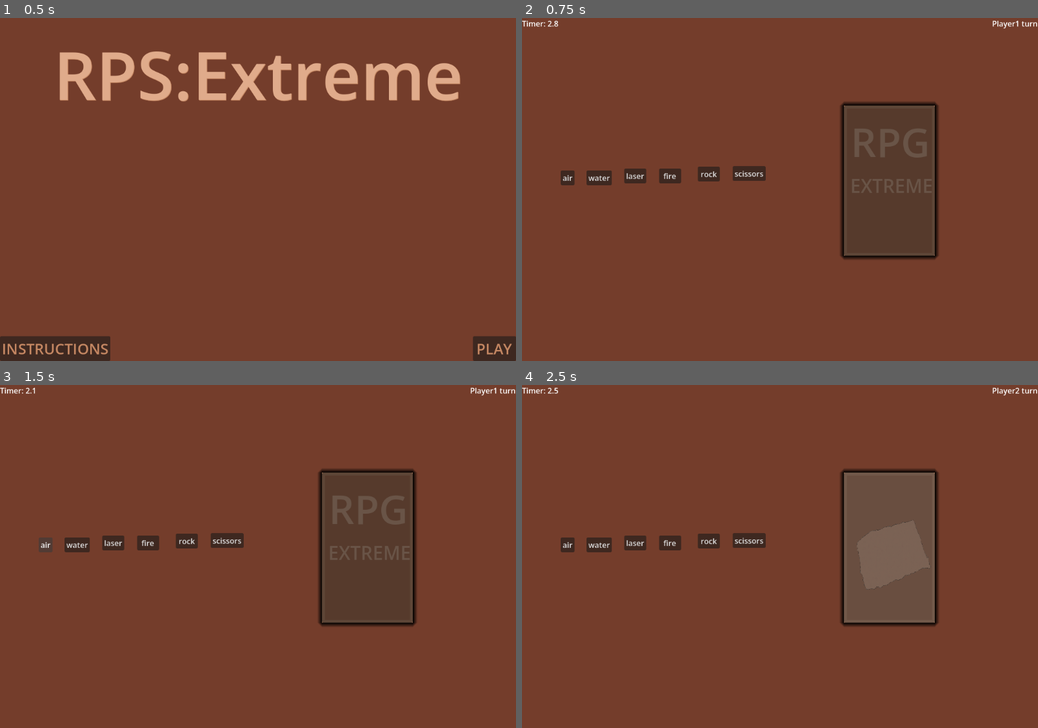
Above: before the commit, frames 1-4 (two rows, left to right).
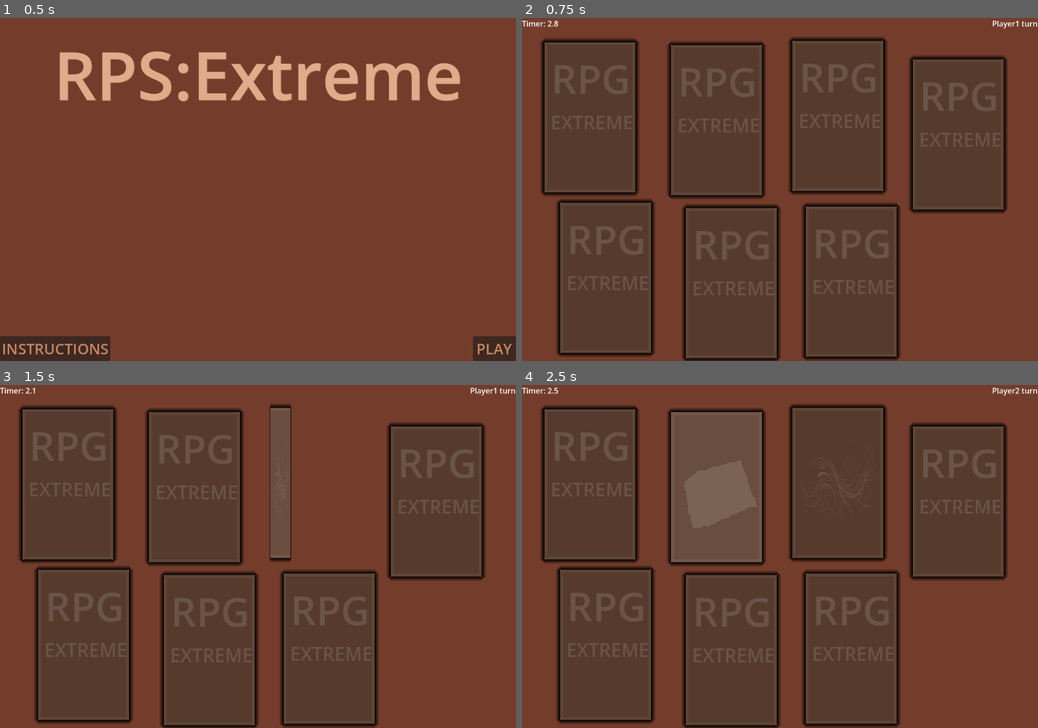
Above: after the commit, the same moments.

Repository: smkillerz777-star/RPS-Extreme
Game: Godot game, scene res://main_menu.tscn
Two runs of this game, one before a commit and one after it. Both use one fixed random seed, a clock stepped at 60 frames per second and the inputs below.
Inputs (mouse positions are in pixels of both pictures, inside the frame that each line leads up to; where the layout moved, square brackets give the same spot in the first picture):
- Up to frame 1 (0.5 s): no input
- Up to frame 2 (0.75 s): click "PLAY" at 0.5 s
- Up to frame 3 (1.5 s): click (314, 484) [46, 546] at 1.25 s
- Up to frame 4 (2.5 s): click (718, 487) [888, 546] at 2 s

Frame 1 is identical in both runs. In frame 2, 53% of the frame differs, in the area x 3-95%, y 5-100%; in frame 3, 49%; in frame 4, 49%.

Commit message:
added all cards,improved turn_over()
improved turn_over() function, now turn_over will take a parameter card and turn the card hence now it is a general turn_over function.

Diff:
--- a/rps-extreme/card.tscn
+++ b/rps-extreme/card.tscn
@@ -28,65 +28,65 @@
 offset_bottom = 315.0
 theme_override_styles/panel = SubResource("StyleBoxFlat_b4rk6")
 
-[node name="scissor_card" type="Node2D" parent="." unique_id=929358708]
+[node name="scissors" type="Node2D" parent="." unique_id=929358708]
 visible = false
 
-[node name="Scissors" type="Sprite2D" parent="scissor_card" unique_id=1628510682]
+[node name="Scissors" type="Sprite2D" parent="scissors" unique_id=1628510682]
 position = Vector2(101, 159.99998)
 scale = Vector2(0.31924716, 0.35156247)
 texture = ExtResource("2_rjlel")
 
-[node name="paper_card" type="Node2D" parent="." unique_id=1061040966]
+[node name="paper" type="Node2D" parent="." unique_id=1061040966]
 visible = false
 
-[node name="Paper" type="Sprite2D" parent="paper_card" unique_id=1313348182]
+[node name="Paper" type="Sprite2D" parent="paper" unique_id=1313348182]
 position = Vector2(103.99999, 172.5)
 scale = Vector2(0.13352272, 0.23046875)
 texture = ExtResource("3_q5obu")
 
-[node name="stone_card" type="Node2D" parent="." unique_id=334392551]
+[node name="rock" type="Node2D" parent="." unique_id=334392551]
 visible = false
 
-[node name="Stone" type="Sprite2D" parent="stone_card" unique_id=2056718883]
+[node name="Stone" type="Sprite2D" parent="rock" unique_id=2056718883]
 position = Vector2(90, 152)
 scale = Vector2(0.104403414, 0.20507814)
 texture = ExtResource("2_q5obu")
 
-[node name="air_card" type="Node2D" parent="." unique_id=1582463533]
+[node name="air" type="Node2D" parent="." unique_id=1582463533]
 visible = false
 
-[node name="Air" type="Sprite2D" parent="air_card" unique_id=1651154679]
+[node name="Air" type="Sprite2D" parent="air" unique_id=1651154679]
 position = Vector2(98, 150)
 scale = Vector2(0.12535512, 0.22851564)
 texture = ExtResource("5_fpac0")
 
-[node name="fire_card" type="Node2D" parent="." unique_id=639497926]
+[node name="fire" type="Node2D" parent="." unique_id=639497926]
 visible = false
 
-[node name="Fire" type="Sprite2D" parent="fire_card" unique_id=1705578510]
+[node name="Fire" type="Sprite2D" parent="fire" unique_id=1705578510]
 position = Vector2(92, 158)
 scale = Vector2(0.2848011, 0.38867188)
 texture = ExtResource("6_1i5pp")
 
-[node name="water_card" type="Node2D" parent="." unique_id=282808017]
+[node name="water" type="Node2D" parent="." unique_id=282808017]
 visible = false
 
-[node name="Water" type="Sprite2D" parent="water_card" unique_id=1378908282]
+[node name="Water" type="Sprite2D" parent="water" unique_id=1378908282]
 position = Vector2(98, 150)
 scale = Vector2(0.14382103, 0.34570313)
 texture = ExtResource("7_pjytt")
 
-[node name="earth_card" type="Node2D" parent="." unique_id=1480298302]
+[node name="earth" type="Node2D" parent="." unique_id=1480298302]
 visible = false
 
-[node name="Earth" type="Sprite2D" parent="earth_card" unique_id=1432479629]
+[node name="Earth" type="Sprite2D" parent="earth" unique_id=1432479629]
 position = Vector2(98, 150)
 scale = Vector2(0.23650567, 0.24544267)
 texture = ExtResource("8_b4rk6")
 
-[node name="back_side" type="Node2D" parent="." unique_id=1973465737]
+[node name="back" type="Node2D" parent="." unique_id=1973465737]
 
-[node name="Label" type="Label" parent="back_side" unique_id=817936417]
+[node name="Label" type="Label" parent="back" unique_id=817936417]
 offset_left = 14.0
 offset_top = 18.0
 offset_right = 385.0
@@ -95,7 +95,7 @@
 theme_override_font_sizes/font_size = 84
 text = "RPG"
 
-[node name="Label2" type="Label" parent="back_side" unique_id=748686281]
+[node name="Label2" type="Label" parent="back" unique_id=748686281]
 offset_left = 13.0
 offset_top = 141.0
 offset_right = 384.0
--- a/rps-extreme/main_game.gd
+++ b/rps-extreme/main_game.gd
@@ -5,7 +5,6 @@
 var elements1 = "Player1: "
 func _ready():
 	$Label.text = "Player1 turn"
-	$water.pressed.connect(on_button_pressed.bind($water))
 func _process(_delta: float) -> void:
 	$Time_left.text = "Timer: " + str($Timer.time_left).substr(0,str($Timer.time_left).find(".")+2)
 	if(element_selected>1):
@@ -28,46 +27,41 @@
 			print("game over")
 		elements1 = "Player1: "
 	$Timer.start()
+func _on_fire_pressed() -> void:
+	element_selected+=1
+	elements1 += "fire "
+	turn_over($fire)
 func _on_paper_pressed() -> void:
 	element_selected+=1
-	turn_over()
 	elements1 += "paper "
-
+	turn_over($paper)
+func _on_water_pressed() -> void:
+	element_selected+=1
+	elements1 += "water "
+	turn_over($water)
+func _on_earth_pressed() -> void:
+	element_selected+=1
+	turn_over($earth)
 func _on_scissors_pressed() -> void:
 	element_selected+=1
-	get_signal_list()
 	elements1 += "scissors "
-
+	turn_over($scissors)
+func _on_air_pressed() -> void:
+	element_selected+=1
+	elements1 += "air "
+	turn_over($air)
 func _on_rock_pressed() -> void:
 	element_selected+=1
 	elements1 += "rock "
+	turn_over($rock)
 
-func _on_fire_pressed() -> void:
-	element_selected+=1
-	elements1 += "fire "
-
-func _on_laser_pressed() -> void:
-	element_selected+=1
-	elements1 += "laser "
-
-func _on_water_pressed() -> void:
-	element_selected+=1
-	elements1 += "water "
-
-func _on_air_pressed() -> void:
-	element_selected+=1
-	elements1 += "air "
-
-func on_button_pressed(button):
-	print(button.name)
-
-func turn_over():
+func turn_over(card):
 	var tween = create_tween()
-	tween.tween_property($paper,"scale:x",0.0,0.15)
-	if($paper.get_child(0).get_node("back_side").visible == true):
-		$paper.get_child(0).get_node("back_side").visible = false
-		$paper.get_child(0).get_node("paper_card").visible = true
+	tween.tween_property(card,"scale:x",0.0,0.15)
+	if(card.get_child(0).get_node("back").visible == true):
+		card.get_child(0).get_node("back").visible = false
+		card.get_child(0).get_node(NodePath(card.name)).visible = true
 	else:
-		$paper.get_child(0).get_node("back_side").visible = true
-		$paper.get_child(0).get_node("paper_card").visible = false
-	tween.tween_property($paper,"scale:x",1.0,0.15)
+		card.get_child(0).get_node("back").visible = true
+		card.get_child(0).get_node(NodePath(card.name)).visible = false
+	tween.tween_property(card,"scale:x",1.0,0.15)
--- a/rps-extreme/main_game.tscn
+++ b/rps-extreme/main_game.tscn
@@ -41,57 +41,8 @@
 offset_bottom = 23.0
 grow_horizontal = 0
 
-[node name="air" type="Button" parent="." unique_id=1788246184]
-layout_mode = 0
-offset_left = 81.0
-offset_top = 320.0
-offset_right = 89.0
-offset_bottom = 328.0
-text = "air"
-
-[node name="water" type="Button" parent="." unique_id=1734776681]
-layout_mode = 0
-offset_left = 135.0
-offset_top = 320.0
-offset_right = 164.0
-offset_bottom = 351.0
-text = "water
-"
-
-[node name="earth" type="Button" parent="." unique_id=1387256023]
-layout_mode = 0
-offset_left = 214.0
-offset_top = 316.0
-offset_right = 260.0
-offset_bottom = 347.0
-text = "laser"
-
-[node name="fire" type="Button" parent="." unique_id=58777848]
-layout_mode = 0
-offset_left = 287.0
-offset_top = 316.0
-offset_right = 333.0
-offset_bottom = 347.0
-text = "fire"
-
-[node name="rock" type="Button" parent="." unique_id=186819818]
-layout_mode = 0
-offset_left = 368.0
-offset_top = 312.0
-offset_right = 414.0
-offset_bottom = 343.0
-text = "rock"
-
-[node name="scissors" type="Button" parent="." unique_id=851220323]
-layout_mode = 0
-offset_left = 441.0
-offset_top = 311.0
-offset_right = 510.0
-offset_bottom = 342.0
-text = "scissors"
-
 [node name="paper" type="Node2D" parent="." unique_id=1794135952]
-position = Vector2(674, 184)
+position = Vector2(312, 57)
 
 [node name="card" parent="paper" unique_id=1750312630 instance=ExtResource("2_yx7mw")]
 
@@ -99,10 +50,71 @@
 offset_right = 190.0
 offset_bottom = 315.0
 
+[node name="fire" type="Node2D" parent="." unique_id=973686295]
+position = Vector2(47, 51)
+
+[node name="card" parent="fire" unique_id=1934161019 instance=ExtResource("2_yx7mw")]
+
+[node name="fire" type="Button" parent="fire" unique_id=58777848]
+offset_right = 190.0
+offset_bottom = 315.0
+text = "
+"
+
+[node name="air" type="Node2D" parent="." unique_id=287175301]
+position = Vector2(566, 48)
+
+[node name="card" parent="air" unique_id=886162238 instance=ExtResource("2_yx7mw")]
+
+[node name="air" type="Button" parent="air" unique_id=1788246184]
+offset_right = 190.0
+offset_bottom = 315.0
+
+[node name="water" type="Node2D" parent="." unique_id=1034746933]
+position = Vector2(818, 87)
+
+[node name="card" parent="water" unique_id=743580832 instance=ExtResource("2_yx7mw")]
+
+[node name="water" type="Button" parent="water" unique_id=1734776681]
+offset_right = 190.0
+offset_bottom = 315.0
+
+[node name="earth" type="Node2D" parent="." unique_id=1562308147]
+position = Vector2(80, 388)
+
+[node name="card" parent="earth" unique_id=826233208 instance=ExtResource("2_yx7mw")]
+
+[node name="earth" type="Button" parent="earth" unique_id=1387256023]
+offset_right = 190.0
+offset_bottom = 315.0
+text = "
+"
+
+[node name="rock" type="Node2D" parent="." unique_id=212986369]
+position = Vector2(343, 399)
+
+[node name="card" parent="rock" unique_id=1585252478 instance=ExtResource("2_yx7mw")]
+
+[node name="rock" type="Button" parent="rock" unique_id=186819818]
+offset_right = 190.0
+offset_bottom = 315.0
+
+[node name="scissors" type="Node2D" parent="." unique_id=1767417697]
+position = Vector2(594, 396)
+
+[node name="card" parent="scissors" unique_id=151280979 instance=ExtResource("2_yx7mw")]
+
+[node name="scissors" type="Button" parent="scissors" unique_id=851220323]
+offset_right = 190.0
+offset_bottom = 315.0
+text = "
+"
+
 [connection signal="timeout" from="Timer" to="." method="_on_timer_timeout"]
-[connection signal="pressed" from="air" to="." method="_on_air_pressed"]
-[connection signal="pressed" from="earth" to="." method="_on_laser_pressed"]
-[connection signal="pressed" from="fire" to="." method="_on_fire_pressed"]
-[connection signal="pressed" from="rock" to="." method="_on_rock_pressed"]
-[connection signal="pressed" from="scissors" to="." method="_on_scissors_pressed"]
 [connection signal="pressed" from="paper/paper" to="." method="_on_paper_pressed"]
+[connection signal="pressed" from="fire/fire" to="." method="_on_fire_pressed"]
+[connection signal="pressed" from="air/air" to="." method="_on_air_pressed"]
+[connection signal="pressed" from="water/water" to="." method="_on_water_pressed"]
+[connection signal="pressed" from="earth/earth" to="." method="_on_earth_pressed"]
+[connection signal="pressed" from="rock/rock" to="." method="_on_rock_pressed"]
+[connection signal="pressed" from="scissors/scissors" to="." method="_on_scissors_pressed"]
